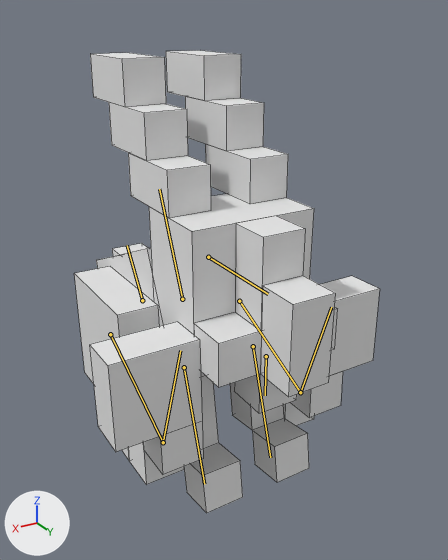
What one commit did to the Blender file petz/models/petz_bunny.blend.
Both versions are drawn from a camera (50 mm lens) standing at (0.461, 0.789, 0.187) and looking at (-0.001, 0.019, -0.198). Arrows for +X, +Y and +Z are at lower left; the lights stay in place. Both versions are drawn at frame 65 of the action 'ArmatureAction.001'; the numbers are the values there. The bones that bend it are drawn over the model as lines. Mesh edges are drawn as thin lines.

Names of what the first picture shows: 'bunny'.
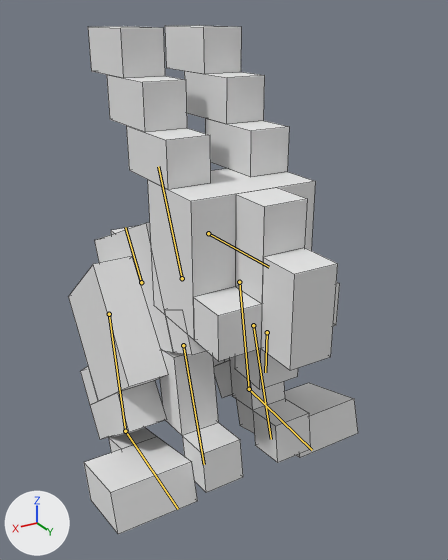
The change in detail:
Bone 'body' (bone_body) moves from (0.0, -0.117, 0.0) to (0.0, 0.0, 0.0).
Bone 'back_right_top_leg' (bone_back_right_top_leg) turns from (0, 0, -68) to (0, 0, -14) degrees about its own x, y and z.
Bone 'back_right_bottom_leg' (bone_back_right_bottom_leg) turns from (0, 0, 0) to (0, 0, 21) degrees about its own x, y and z.
Bone 'back_left_top_leg' (bone_back_left_top_leg) turns from (0, 0, -68) to (0, 0, -14) degrees about its own x, y and z.
Bone 'back_left_bottom_leg' (bone_back_left_bottom_leg) turns from (0, 0, 0) to (0, 0, 21) degrees about its own x, y and z.

What differs and where, as boxes (x1, y1, x2, y2) in the pictures (448 x 560 px):
'bunny', posed (10% taller): before (74, 50, 380, 513); after (68, 25, 358, 534)
bone 'body', root to tip: before (182, 299) to (159, 189); after (182, 278) to (158, 166)
bone 'back_right_top_leg', root to tip: before (110, 334) to (163, 442); after (109, 314) to (125, 431)
bone 'back_right_bottom_leg', root to tip: before (163, 442) to (180, 350); after (125, 431) to (178, 509)
bone 'back_left_top_leg', root to tip: before (239, 301) to (300, 392); after (239, 282) to (249, 389)
bone 'back_left_bottom_leg', root to tip: before (300, 392) to (331, 307); after (249, 389) to (312, 450)
